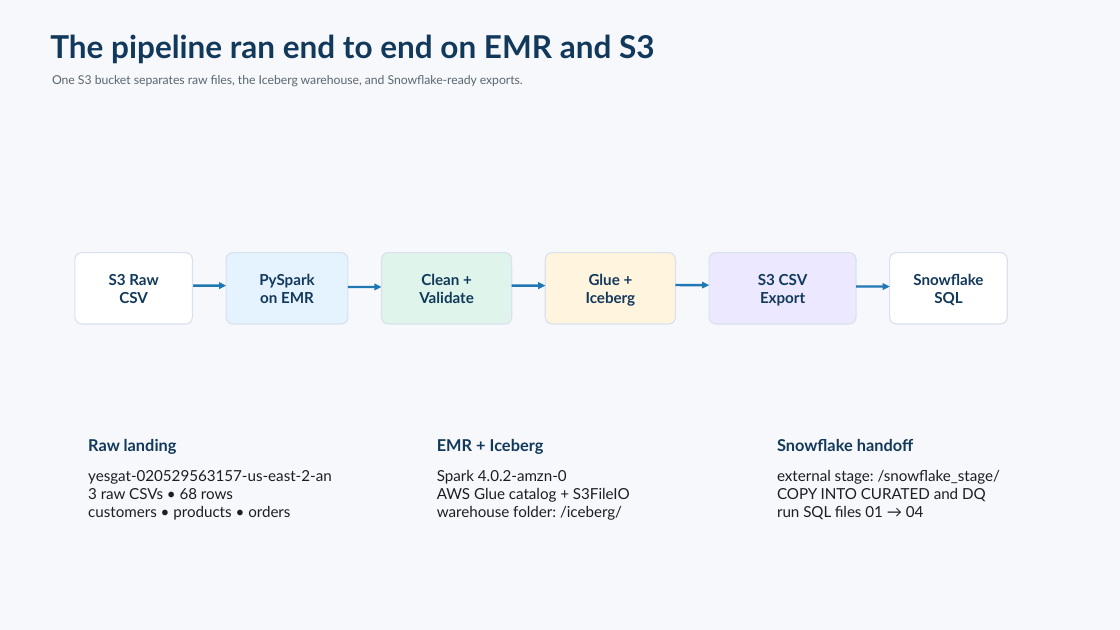
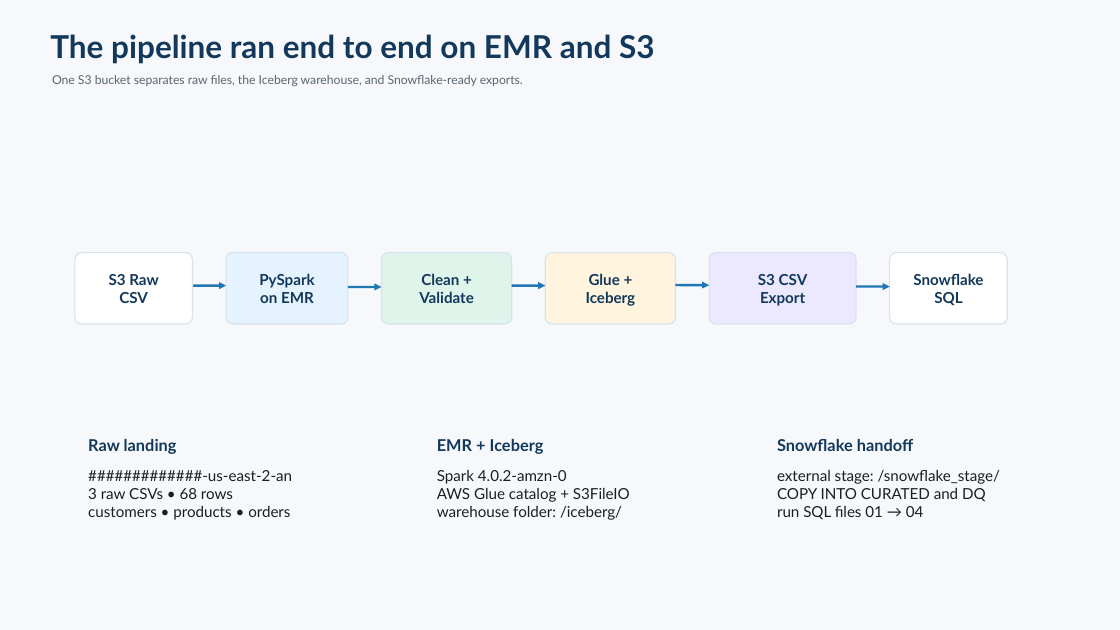
Before and after one commit to MichaelYesgat/PySpark_Class_Exercise_Michael_Yesgat, a slide deck: slide 4 of Project 1/presentation/Retail_Project_1_Presentation.pptx. Drawn at 1120x630 pixels with LibreOffice and Linux fonts; fonts in the diff are those of the drawing. Boxes give left, top, right and bottom in pixels: in the first picture for what was removed or moved away, otherwise in the second. Text is boxed around its words. In the diff, an @@ line names an element or a change of style, - is before the commit and + after.

Commit message:
update

```diff
--- a/Project 1/presentation/Retail_Project_1_Presentation.pptx
+++ b/Project 1/presentation/Retail_Project_1_Presentation.pptx
@@ text at <box>88,470,292,481</box>: text changed @@
-yesgat-020529563157-us-east-2-an
+#############-us-east-2-an
```
